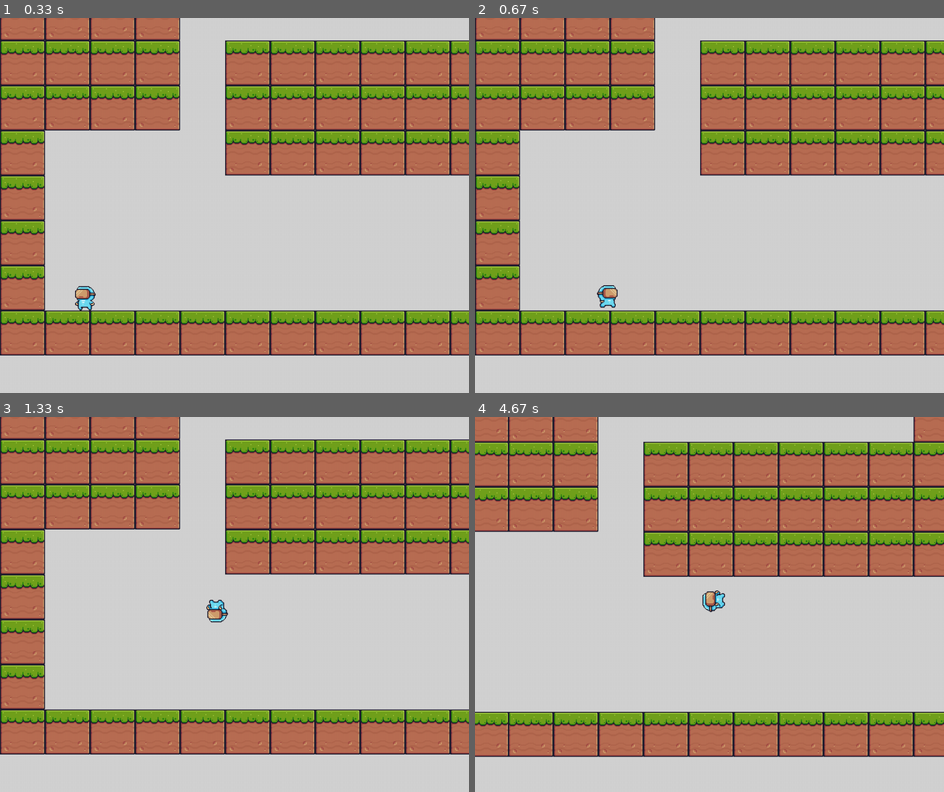
Above: before the commit, frames 1-4 (two rows, left to right).
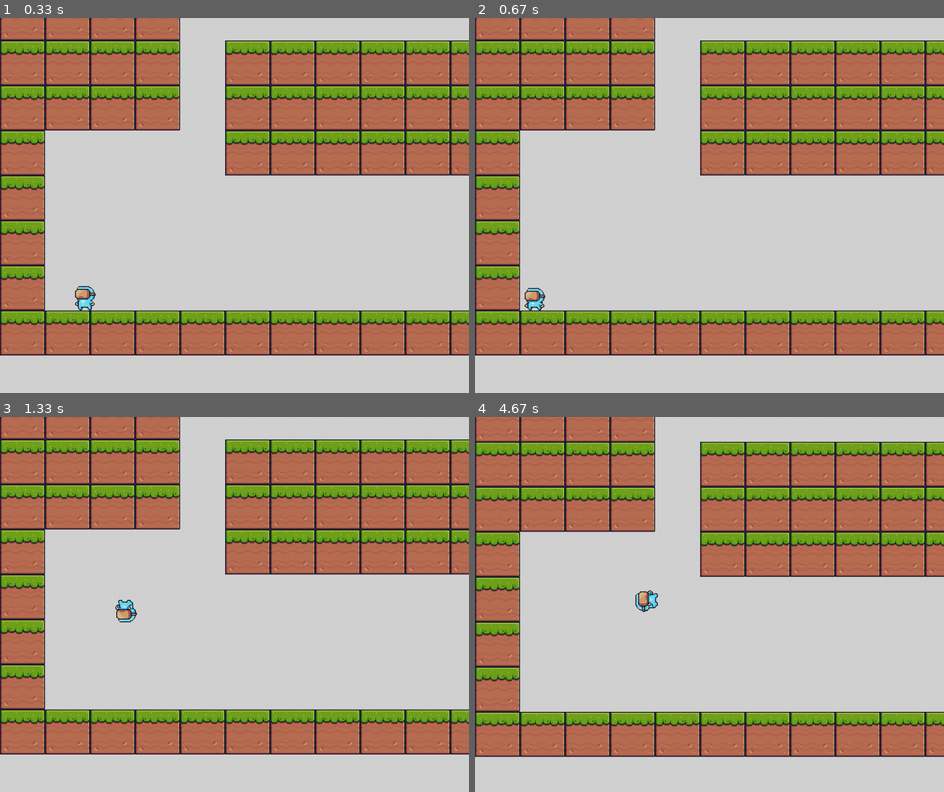
Above: after the commit, the same moments.

Repository: Rohitpdl/Platformer-pygame
Game: pygame game, started from main.py
The game is run twice, just before and just after one commit, with the same random seed, the same clock (stepped at 60 frames per second) and the same inputs.
Inputs:
- Up to frame 1 (0.33 s): no input
- Up to frame 2 (0.67 s): hold A from 0.33 s (still down); hold Right from 0.33 s (still down)
- Up to frame 3 (1.33 s): release A at 0.8 s; release Right at 0.8 s; hold Right 0.83-1.3 s; tap Space at 0.9, 1.2 s
- Up to frame 4 (4.67 s): hold D 1.33-1.8 s; tap Space at 1.4, 1.7, 1.9, 2.2, 2.47, 2.77, 2.9, 3.2, 3.57, 3.87, 4.07, 4.37, 4.57 s; hold Left 1.83-2.37 s; hold A 2.4-2.8 s; hold Right 2.83-3.47 s; hold A 3.5-3.97 s; hold Right 4-4.47 s; hold D from 4.5 s (still down)

Frame 1 is identical in both runs. In frame 2, 0.4% of the frame differs, in the area x 10-31%, y 71-79%; in frame 3, 0.4%; in frame 4, 22%, in the area x 0-100%, y 0-91%.

Commit message:
Added WASD for movement and make collision handling simpler

Diff:
--- a/Player.py
+++ b/Player.py
@@ -83,24 +83,10 @@
         if self.jump_count == 1:
             self.fall_count = 0
 
-    def move(self, dx, dy):
-        self.rect.x += dx
-        self.rect.y += dy
 
-    def make_hit(self):
-        self.hit = True
+    # def make_hit(self):
+    #     self.hit = True
 
-    def move_left(self, vel):
-        self.x_vel = -vel
-        if self.direction != "left":
-            self.direction = "left"
-            self.animation_count = 0
-
-    def move_right(self, vel):
-        self.x_vel = vel
-        if self.direction != "right":
-            self.direction = "right"
-            self.animation_count = 0
 
     def loop(self, fps):
         self.y_vel += min(1, (self.fall_count / fps) * self.GRAVITY)
--- a/collision.py
+++ b/collision.py
@@ -1,29 +1,23 @@
 import pygame
 
-def handle_vertical_collision(player, objects, dy):
-    collided_objects = []
+def HandleCollision(player, objects):
+    player.rect.x += player.x_vel
     for obj in objects:
-        if pygame.sprite.collide_mask(player, obj):
-            if dy > 0:
+        if player.rect.colliderect(obj.rect):
+            if player.x_vel > 0:
+                player.rect.right = obj.rect.left
+            elif player.x_vel < 0:
+                player.rect.left = obj.rect.right
+                player.x_vel = 0
+                break
+
+    player.rect.y += player.y_vel
+    for obj in objects:
+        if player.rect.colliderect(obj.rect):
+            if player.y_vel > 0:
                 player.rect.bottom = obj.rect.top
                 player.landed()
-            elif dy < 0:
+            elif player.y_vel < 0:
                 player.rect.top = obj.rect.bottom
                 player.hit_head()
-
-            collided_objects.append(obj)
-
-    return collided_objects
-
-def collide(player, objects, dx):
-    player.move(dx, 0)
-    player.update()
-    collided_object = None
-    for obj in objects:
-        if pygame.sprite.collide_mask(player, obj):
-            collided_object = obj
-            break
-
-    player.move(-dx, 0)
-    player.update()
-    return collided_object
+                break
--- a/main.py
+++ b/main.py
@@ -8,9 +8,8 @@
 
 from Player import Player
 from level import Block, FloatingBlock, get_background, create_expanded_maze_level
-from collision import handle_vertical_collision, collide
+from collision import HandleCollision
 
-# Constants
 FPS = 60
 PLAYER_VEL = 5
 STARTX = 150
@@ -63,35 +62,16 @@
         player.loop(FPS)
 
         keys = pygame.key.get_pressed()
-        if keys[pygame.K_LEFT]:
+        if keys[pygame.K_LEFT] or keys[pygame.K_a]:
             player.x_vel = -PLAYER_VEL
             player.direction = "left"
-        elif keys[pygame.K_RIGHT]:
+        elif keys[pygame.K_RIGHT] or keys[pygame.K_d]:
             player.x_vel = PLAYER_VEL
             player.direction = "right"
         else:
             player.x_vel = 0
 
-        player.rect.x += player.x_vel
-        for obj in objects:
-            if player.rect.colliderect(obj.rect):
-                if player.x_vel > 0:
-                    player.rect.right = obj.rect.left
-                elif player.x_vel < 0:
-                    player.rect.left = obj.rect.right
-                player.x_vel = 0
-                break
-
-        player.rect.y += player.y_vel
-        for obj in objects:
-            if player.rect.colliderect(obj.rect):
-                if player.y_vel > 0:
-                    player.rect.bottom = obj.rect.top
-                    player.landed()
-                elif player.y_vel < 0:
-                    player.rect.top = obj.rect.bottom
-                    player.hit_head()
-                break
+        HandleCollision(player, objects)
 
         player.update()
 
